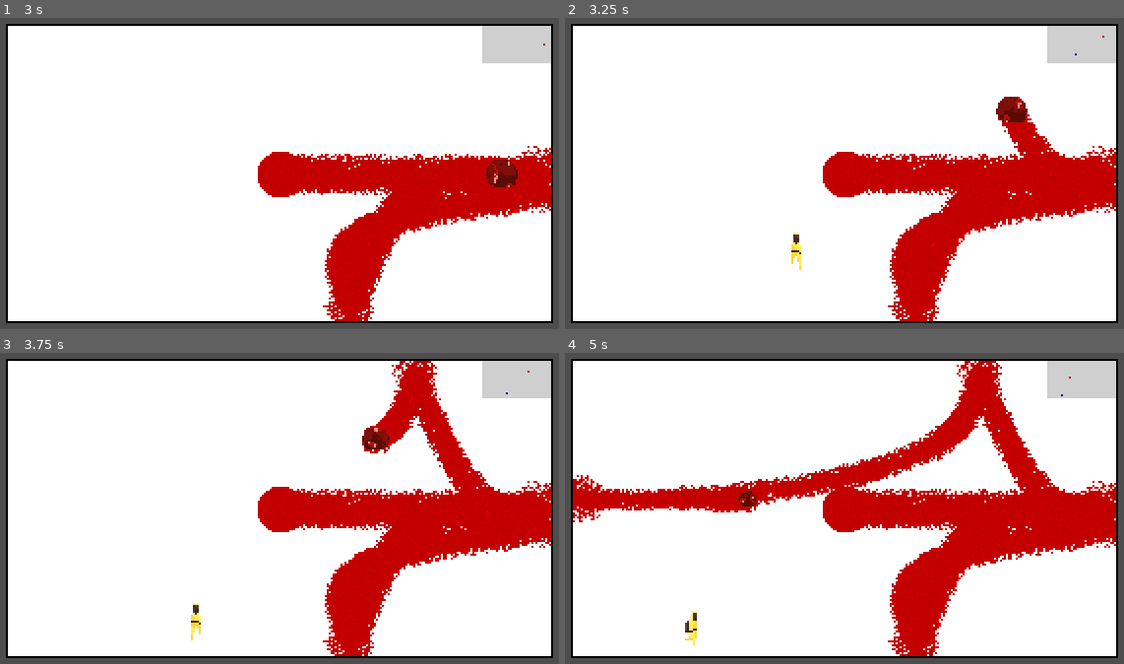
Above: before the commit, frames 1-4 (two rows, left to right).
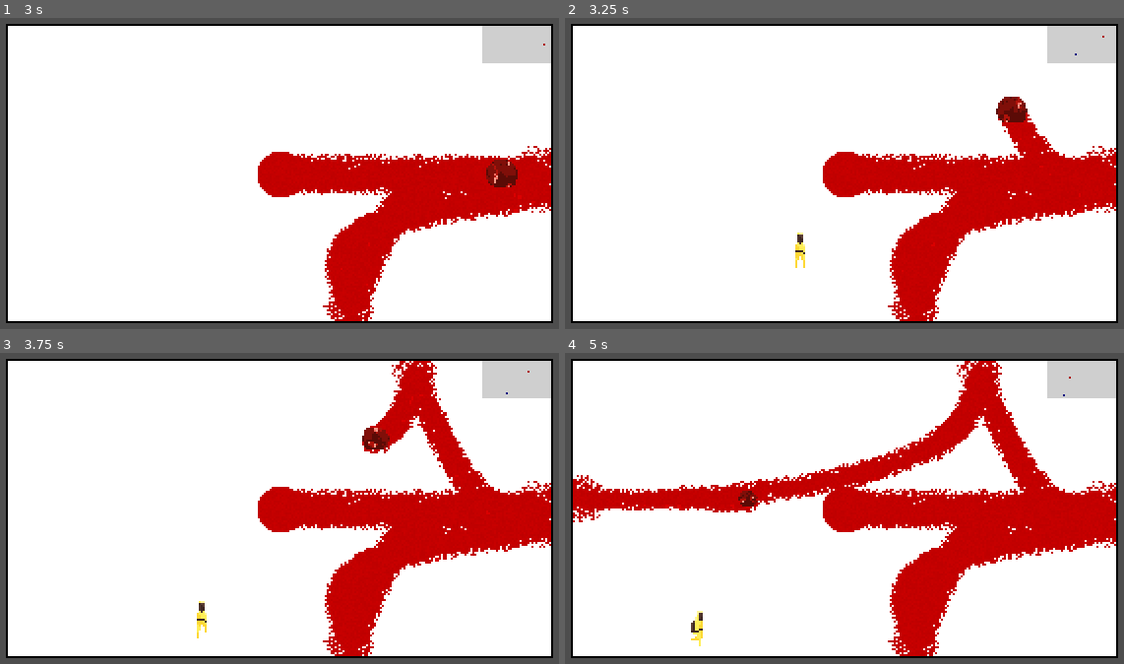
Above: after the commit, the same moments.

Repository: fawfle/blood-jam-cu
Game: Godot game, scene res://scenes/main.tscn
Two runs of this game, one before a commit and one after it. Both use one fixed random seed, a clock stepped at 60 frames per second and the inputs below. Sound files missing from this copy of the repository are replaced by a short silence.
Inputs:
- Up to frame 1 (3 s): tap Enter at 0.5, 1.35 s; hold D (right) 0.53-1.28 s; tap Shift (dash) at 0.6 s; hold S (backward) 1.28-2.03 s; hold D (right) 2.03-2.78 s; tap Backspace at 2.1 s; hold W (forward) from 2.78 s (still down); tap 0 at 2.85 s
- Up to frame 2 (3.25 s): keep holding W (forward)
- Up to frame 3 (3.75 s): release W (forward) at 3.53 s; hold A (left) from 3.53 s (still down); tap 9 at 3.6 s
- Up to frame 4 (5 s): keep holding A (left); tap Shift (dash) at 4.35 s

Frame 1 is identical in both runs. In frame 2, 0.2% of the frame differs, in the area x 40-43%, y 68-82%; in frame 3, 0.2%; in frame 4, 0.3%, in the area x 21-90%, y 13-95%.

Commit message:
teleport anim

Diff:
--- /dev/null
+++ b/scenes/enemies/teleport/enemy_teleport.gd
@@ -0,0 +1,8 @@
+class_name EnemyTeleport extends AnimatedSprite2D
+
+func _ready() -> void:
+	play()
+
+	await animation_finished
+
+	queue_free()
--- /dev/null
+++ b/scenes/enemies/teleport/enemy_teleport.tscn
@@ -0,0 +1,46 @@
+[gd_scene load_steps=8 format=3 uid="uid://cd02r1j4q0gq7"]
+
+[ext_resource type="Texture2D" uid="uid://bsqpn3pg02l02" path="res://sprites/screens/enemy-teleport.png" id="1_fuh3u"]
+[ext_resource type="Script" uid="uid://ddr1pmlcs61gu" path="res://scenes/enemies/teleport/enemy_teleport.gd" id="2_5yjwk"]
+
+[sub_resource type="AtlasTexture" id="AtlasTexture_5yjwk"]
+atlas = ExtResource("1_fuh3u")
+region = Rect2(0, 0, 64, 64)
+
+[sub_resource type="AtlasTexture" id="AtlasTexture_aro5f"]
+atlas = ExtResource("1_fuh3u")
+region = Rect2(64, 0, 64, 64)
+
+[sub_resource type="AtlasTexture" id="AtlasTexture_8ielh"]
+atlas = ExtResource("1_fuh3u")
+region = Rect2(128, 0, 64, 64)
+
+[sub_resource type="AtlasTexture" id="AtlasTexture_eh8f0"]
+atlas = ExtResource("1_fuh3u")
+region = Rect2(192, 0, 64, 64)
+
+[sub_resource type="SpriteFrames" id="SpriteFrames_0jbkn"]
+animations = [{
+"frames": [{
+"duration": 1.0,
+"texture": SubResource("AtlasTexture_5yjwk")
+}, {
+"duration": 1.0,
+"texture": SubResource("AtlasTexture_aro5f")
+}, {
+"duration": 1.0,
+"texture": SubResource("AtlasTexture_8ielh")
+}, {
+"duration": 1.0,
+"texture": SubResource("AtlasTexture_eh8f0")
+}],
+"loop": false,
+"name": &"default",
+"speed": 5.0
+}]
+
+[node name="EnemyTeleport" type="AnimatedSprite2D"]
+sprite_frames = SubResource("SpriteFrames_0jbkn")
+frame = 3
+frame_progress = 0.76686877
+script = ExtResource("2_5yjwk")
--- a/scenes/main.gd
+++ b/scenes/main.gd
@@ -35,6 +35,8 @@
 var janitor_scene: PackedScene = preload("res://scenes/enemies/janitor/janitor.tscn")
 var duck_scene: PackedScene = preload("res://scenes/enemies/duck/duck.tscn")
 var flamer_scene: PackedScene = preload("res://scenes/enemies/flamer/flamer.tscn")
+
+var enemy_teleport_scene: PackedScene = preload("res://scenes/enemies/teleport/enemy_teleport.tscn")
 
 const WALL_WIDTH: float = 1
 
@@ -96,6 +98,11 @@
 	var random_pos = Global.random_position_in_room_away_from_player()
 
 	var enemy: Enemy =  get_random_enemy().instantiate()
+	var teleport: EnemyTeleport = enemy_teleport_scene.instantiate()
+	add_child(teleport)
+	teleport.owner = self
+	teleport.global_position = random_pos
+	await teleport.animation_finished
 	add_child(enemy)
 	enemy.owner = self
 	enemy.global_position = random_pos
--- a/scenes/main_menu.tscn
+++ b/scenes/main_menu.tscn
@@ -1,10 +1,8 @@
-[gd_scene load_steps=7 format=3 uid="uid://cg8xtskymm6cr"]
+[gd_scene load_steps=9 format=3 uid="uid://cg8xtskymm6cr"]
 
 [ext_resource type="Script" uid="uid://cptnjal7cy2ij" path="res://scenes/main_menu.gd" id="1_l6cm7"]
 [ext_resource type="Texture2D" uid="uid://cpy4lcsmn1cxx" path="res://sprites/main_menu.png" id="3_bqqt6"]
 [ext_resource type="Theme" uid="uid://dbjabgliedfsc" path="res://fonts/main_theme.tres" id="3_wu84c"]
-
-[sub_resource type="StyleBoxEmpty" id="StyleBoxEmpty_ekxnf"]
 
 [sub_resource type="AtlasTexture" id="AtlasTexture_ekxnf"]
 atlas = ExtResource("3_bqqt6")
@@ -35,6 +33,8 @@
 "speed": 1.0
 }]
 
+[sub_resource type="StyleBoxEmpty" id="StyleBoxEmpty_ekxnf"]
+
 [node name="Main Menu" type="Node2D"]
 script = ExtResource("1_l6cm7")
 
@@ -45,10 +45,10 @@
 frame_progress = 0.42702556
 
 [node name="StartButton" type="Button" parent="."]
-offset_left = 94.0
-offset_top = 40.0
-offset_right = 184.0
-offset_bottom = 70.0
+offset_left = 177.0
+offset_top = 59.0
+offset_right = 267.0
+offset_bottom = 89.0
 focus_mode = 0
 theme = ExtResource("3_wu84c")
 theme_override_styles/normal = SubResource("StyleBoxEmpty_ekxnf")
--- a/scenes/ui/blood_wipe/blood_wipe.tscn
+++ b/scenes/ui/blood_wipe/blood_wipe.tscn
@@ -1,10 +1,6 @@
-[gd_scene load_steps=3 format=3 uid="uid://dd6fuftf1ofye"]
+[gd_scene load_steps=2 format=3 uid="uid://dd6fuftf1ofye"]
 
-[sub_resource type="Gradient" id="Gradient_6xm5y"]
-
-[sub_resource type="GradientTexture2D" id="GradientTexture2D_s0oht"]
-gradient = SubResource("Gradient_6xm5y")
-fill_to = Vector2(0, 1)
+[ext_resource type="Texture2D" uid="uid://boow80baferyj" path="res://sprites/screens/swipe-change.png" id="1_s0oht"]
 
 [node name="BloodCanvasLayer" type="CanvasLayer"]
 layer = 8
@@ -17,4 +13,4 @@
 offset_bottom = 162.0
 grow_horizontal = 2
 grow_vertical = 2
-texture = SubResource("GradientTexture2D_s0oht")
+texture = ExtResource("1_s0oht")
--- a/scripts/scene_manager.gd
+++ b/scripts/scene_manager.gd
@@ -8,13 +8,13 @@
 var blood_wipe_scene: PackedScene = preload("res://scenes/ui/blood_wipe/blood_wipe.tscn")
 var blood_wipe: CanvasLayer
 
-var transition_duration: float  = 1
+var transition_duration: float  = 0.5
 
 ## offset to complete wipe in/start wipe out
-var wipe_in_start: float = -400
-var wipe_in_target: float = 400
+var wipe_in_start: float = -300
+var wipe_in_target: float = -85
 ## offset to complete wipe out
-var wipe_out_target: float = 800
+var wipe_out_target: float = -85 + 300
 
 func _ready() -> void:
 	blood_wipe = blood_wipe_scene.instantiate()
@@ -28,7 +28,10 @@
 
 	transitioning = true
 	await wipe_in()
+
+	await get_tree().create_timer(0.25).timeout
 	get_tree().change_scene_to_packed(scene)
+
 	await wipe_out()
 
 	transitioning = false
Not shown, added: audio/sounds/34170__glaneur-de-sons__electric_wire_03.wav.import
Not shown, added: scenes/enemies/teleport/enemy_teleport.gd.uid
Not shown, added: sprites/screens/enemy-teleport.png.import
Not shown, added: audio/sounds/34170__glaneur-de-sons__electric_wire_03.wav
